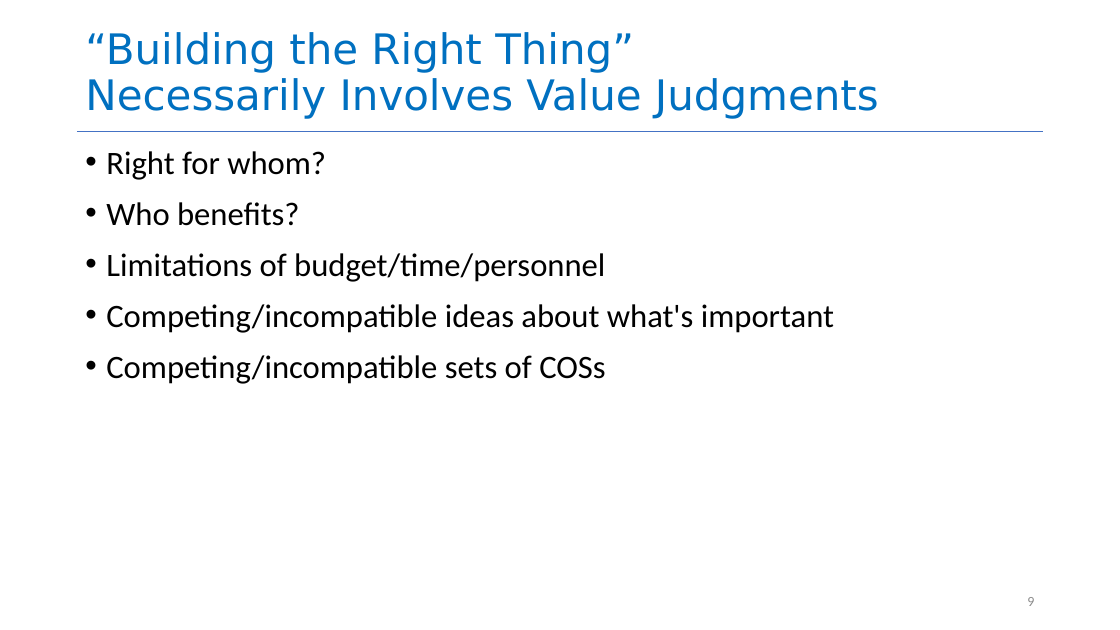
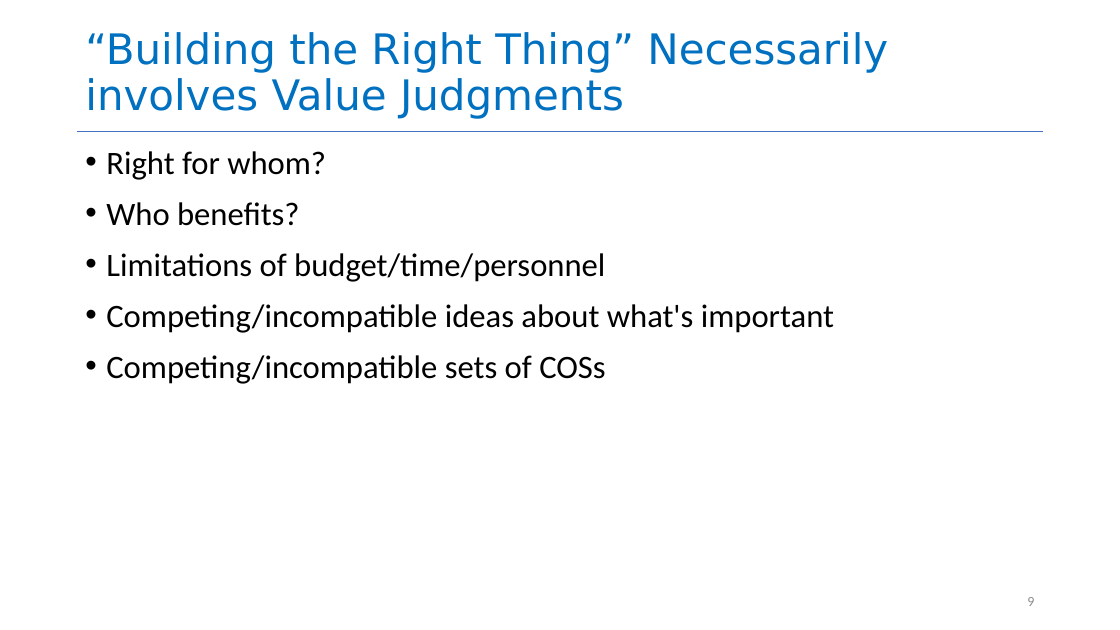
Before and after one commit to rimshaTest/CS4530-Spring-2026, a slide deck: slide 9 of Slides/Module 02.1 Requirements Analysis.pptx. Drawn at 1120x630 pixels with LibreOffice and Linux fonts; fonts in the diff are those of the drawing. Boxes give left, top, right and bottom in pixels: in the first picture for what was removed or moved away, otherwise in the second. Text is boxed around its words. In the diff, an @@ line names an element or a change of style, - is before the commit and + after.

```diff
--- a/Slides/Module 02.1 Requirements Analysis.pptx
+++ b/Slides/Module 02.1 Requirements Analysis.pptx
@@ title at (x1=85, y1=32, x2=888, y2=119): text changed @@
-“Building the Right Thing”
-Necessarily Involves Value Judgments
+“Building the Right Thing” Necessarily involves Value Judgments
```
Also in this commit, not shown: 5 other slides changed, 4 other files.
